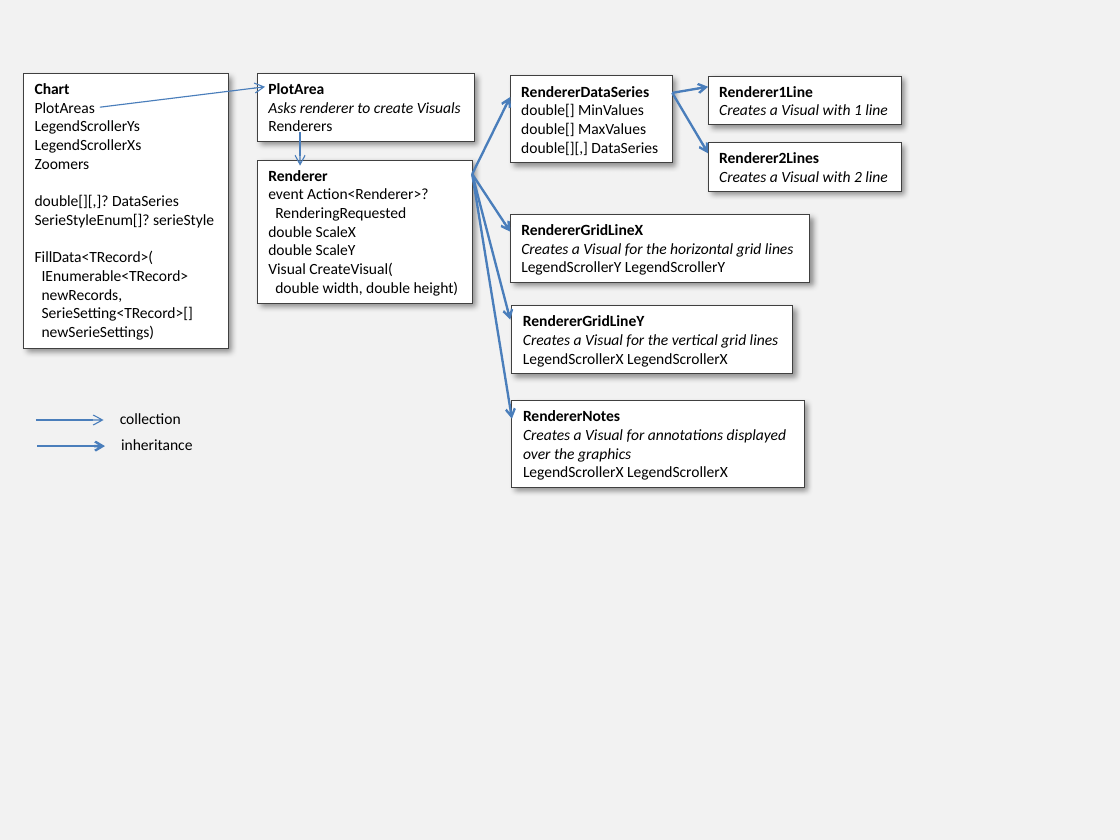
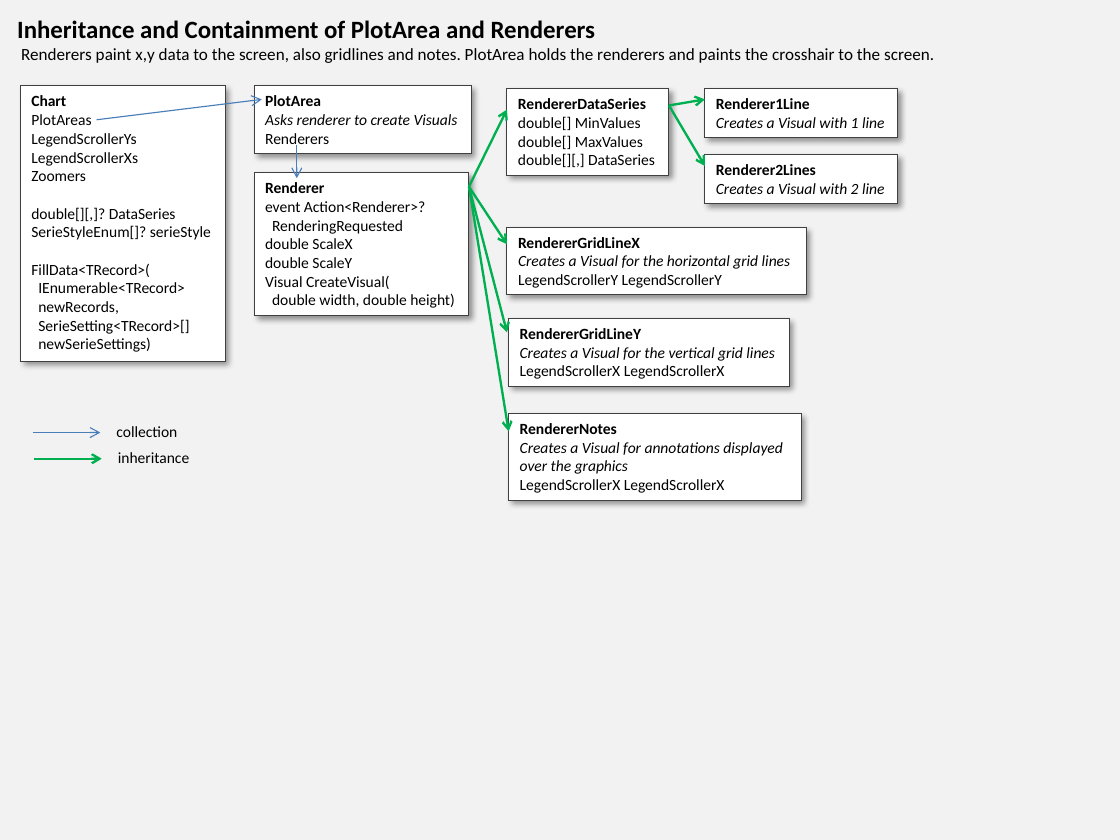
Before and after one commit to PeterHuberSg/XYGraphLib, a slide deck: slide 6 of XYGraphDesign1.pptx (slide 2 before the commit). Drawn at 1120x840 pixels with LibreOffice and Linux fonts; fonts in the diff are those of the drawing. Boxes give left, top, right and bottom in pixels: in the first picture for what was removed or moved away, otherwise in the second. Text is boxed around its words. In the diff, an @@ line names an element or a change of style, - is before the commit and + after.

```diff
--- a/XYGraphDesign1.pptx
+++ b/XYGraphDesign1.pptx
@@ text added at (17,20,934,63), 11 pt, text #000000 @@
+Inheritance and Containment of PlotArea and Renderers
+Renderers paint x,y data to the screen, also gridlines and notes. PlotArea holds the renderers and paints the crosshair to the screen.
@@ arrow (469, 187) - (507, 110): stroke #4B7EBC 1.5 pt to #00B050 1.5 pt @@
@@ 5 rectangles, 3 arrows, 1 text: place and size @@
-5 rectangles, 3 arrows, 1 text at (36,76,900,487)
+5 rectangles, 3 arrows, 1 text at (32,88,897,500)
@@ arrow (669, 105) - (704, 100): stroke #4B7EBC 1.5 pt to #00B050 1.5 pt @@
@@ arrow (669, 105) - (704, 166): stroke #4B7EBC 1.5 pt to #00B050 1.5 pt @@
@@ 7 arrows, 4 rectangles, 1 text: place and size @@
-7 arrows, 4 rectangles, 1 text at (24,73,900,446)
+7 arrows, 4 rectangles, 1 text at (20,86,897,459)
@@ arrow (469, 187) - (507, 333): stroke #4B7EBC 1.5 pt to #00B050 1.5 pt @@
@@ arrow (469, 187) - (508, 431): stroke #4B7EBC 1.5 pt to #00B050 1.5 pt @@
@@ arrow (469, 187) - (507, 244): stroke #4B7EBC 1.5 pt to #00B050 1.5 pt @@
@@ arrow (34, 459) - (102, 459): stroke #4B7EBC 1.5 pt to #00B050 1.5 pt @@
```
Also in this commit, not shown: 3 other slides changed, 7 slides added, 9 other files.
